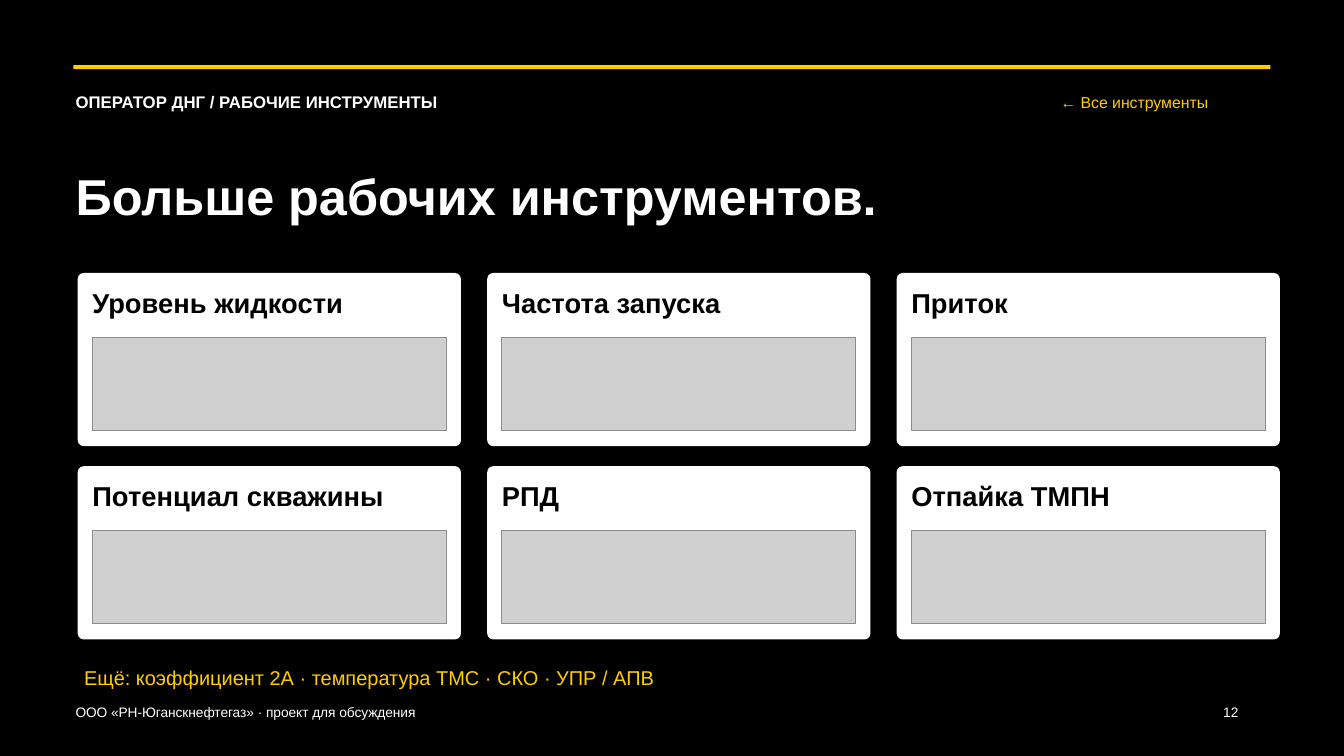
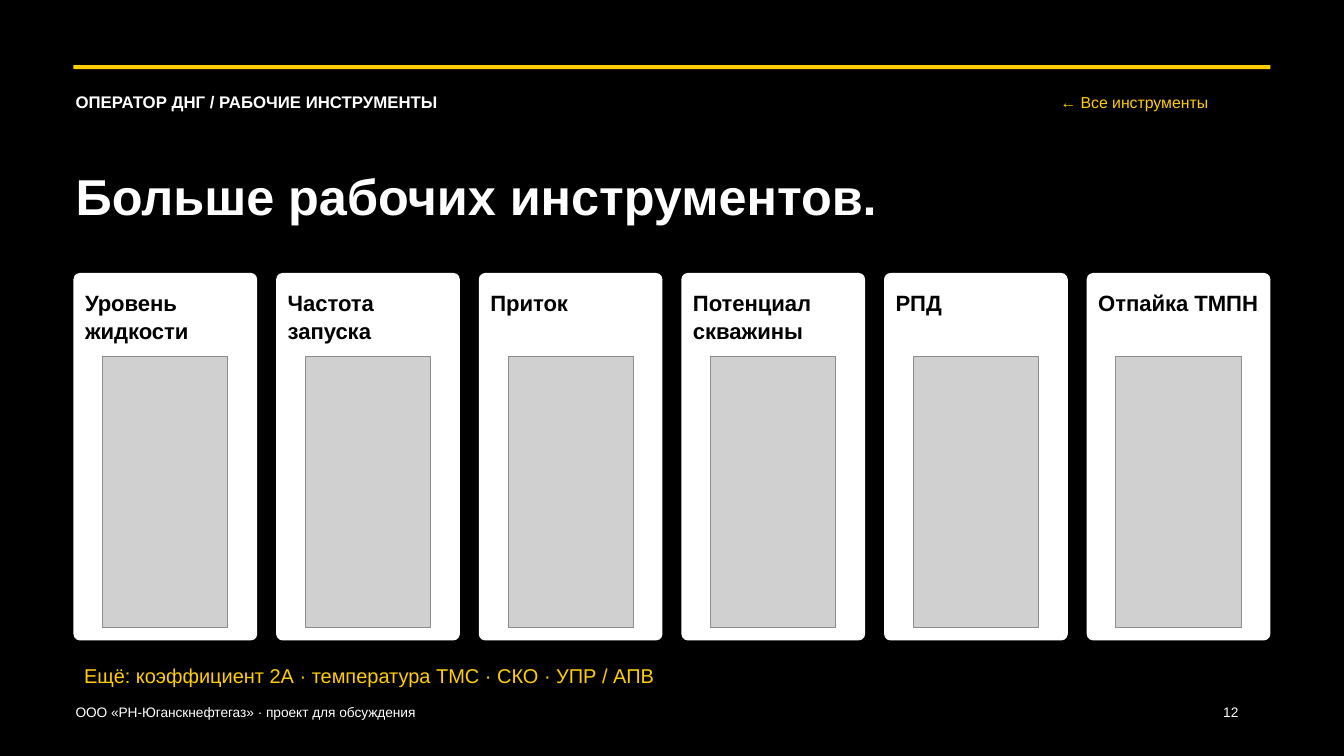
Before and after one commit to kkmusa/sanich6-ios-pwa, a slide deck: slide 12 of presentation/operator-dng-revision2/OperatorDNG_Presentation_Revision2.pptx. Drawn at 1344x756 pixels with LibreOffice and Linux fonts; fonts in the diff are those of the drawing; grey boxes stand for pictures. Boxes give left, top, right and bottom in pixels: in the first picture for what was removed or moved away, otherwise in the second. Text is boxed around its words. In the diff, an @@ line names an element or a change of style, - is before the commit and + after.

```diff
--- a/presentation/operator-dng-revision2/OperatorDNG_Presentation_Revision2.pptx
+++ b/presentation/operator-dng-revision2/OperatorDNG_Presentation_Revision2.pptx
@@ rounded rectangle: place and size @@
-rounded rectangle at <box>78,273,461,447</box>
+rounded rectangle at <box>74,273,257,641</box>
@@ text "Уровень жидкости": place and size @@
-text "Уровень жидкости" at <box>92,294,343,317</box>
+text "Уровень жидкости" at <box>85,295,188,344</box>
@@ rounded rectangle: place and size @@
-rounded rectangle at <box>487,273,870,447</box>
+rounded rectangle at <box>276,273,460,641</box>
@@ text "Частота запуска": place and size @@
-text "Частота запуска" at <box>502,294,721,317</box>
+text "Частота запуска" at <box>288,295,374,344</box>
@@ rounded rectangle: place and size @@
-rounded rectangle at <box>897,273,1280,447</box>
+rounded rectangle at <box>479,273,662,641</box>
@@ text "Приток": place and size @@
-text "Приток" at <box>911,294,1008,317</box>
+text "Приток" at <box>490,295,568,316</box>
@@ rounded rectangle: place and size @@
-rounded rectangle at <box>78,466,461,639</box>
+rounded rectangle at <box>682,273,865,641</box>
@@ text "Потенциал скважины": place and size @@
-text "Потенциал скважины" at <box>92,487,384,511</box>
+text "Потенциал скважины" at <box>693,295,811,340</box>
@@ rounded rectangle: place and size @@
-rounded rectangle at <box>487,466,870,639</box>
+rounded rectangle at <box>884,273,1068,641</box>
@@ text "РПД": place and size @@
-text "РПД" at <box>502,487,559,511</box>
+text "РПД" at <box>896,295,942,316</box>
@@ rounded rectangle: place and size @@
-rounded rectangle at <box>897,466,1280,639</box>
+rounded rectangle at <box>1087,273,1270,641</box>
@@ size 19.5 to 15.8 pt in 6 elements at <box>85,295,188,344</box>, <box>288,295,374,344</box>, <box>490,295,568,316</box>, <box>693,295,811,340</box>, <box>896,295,942,316</box>, <box>1098,294,1258,312</box> @@
@@ text "Отпайка ТМПН": place and size @@
-text "Отпайка ТМПН" at <box>911,485,1110,507</box>
+text "Отпайка ТМПН" at <box>1098,294,1258,312</box>
@@ picture: place and size @@
-picture at <box>93,337,447,431</box>
+picture at <box>103,357,228,628</box>
@@ picture: place and size @@
-picture at <box>502,337,856,431</box>
+picture at <box>306,357,431,628</box>
@@ picture: place and size @@
-picture at <box>911,337,1265,431</box>
+picture at <box>508,357,633,628</box>
@@ picture: place and size @@
-picture at <box>93,530,447,624</box>
+picture at <box>711,357,836,628</box>
@@ picture: place and size @@
-picture at <box>502,530,856,624</box>
+picture at <box>913,357,1038,628</box>
@@ picture: place and size @@
-picture at <box>911,530,1265,624</box>
+picture at <box>1116,357,1241,628</box>
```
Also in this commit, not shown: 3 other slides changed, 1 slide added, 1 slide removed, 4 other files.
